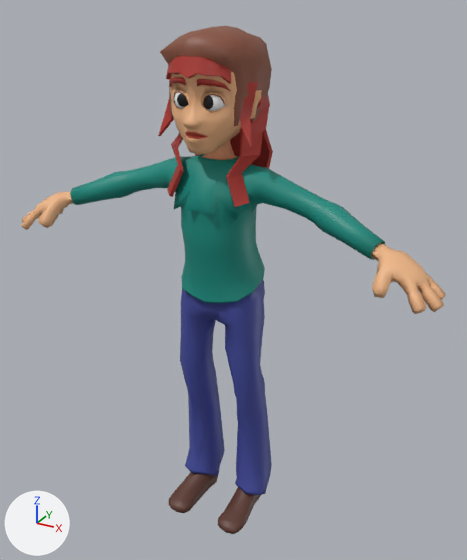
An edit to the FBX model Assets/Models/Mateys/soul giver.fbx, drawn before and after from the same camera.
Camera for both pictures: a 50 mm camera at (0.912, -1.579, 1.645) aimed at (0.031, 0.024, 0.844). The axes (+X, +Y, +Z) are drawn at lower left. The lights are the same throughout. Where no turn or scale is listed for an object, it has been applied to the vertices. Vertices at the same position are counted once.

The first picture shows 'body', 'boy hair', 'retopologized head', 'waitress hair'.
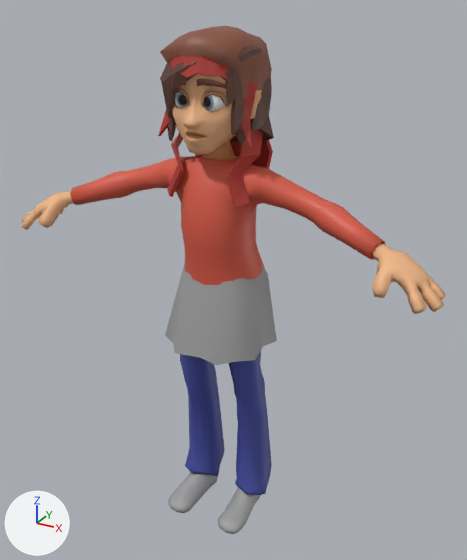
Patch to the scene script:
```diff
--- a/Assets/Models/Mateys/soul giver.fbx.py
+++ b/Assets/Models/Mateys/soul giver.fbx.py
@@ img_son_png @@
+img_son_png = load_image('son.png', '../../Textures/son.png', 500, 500, 'sRGB')
@@ mat_basic_colors @@
 mat_basic_colors = principled_material('basic colors')
-mat_basic_colors.texture = img_paleta_de_colores_png
+mat_basic_colors.texture = img_son_png
@@ me_plane_000 @@
 me_plane_000.from_pydata(...)  # 409 vertices, 438 faces; spans x -0.139..0.139, y -0.163..0.123, z 1.257..1.56
 # used by ob_retopologized_head; location = (0.0, 0.0, 0.0)
+# me_plane_000 part 1: texture (UV) coordinates of 390 of 438 faces, centred in x -0.137..0.137, y -0.158..0.117, z 1.261..1.558, changed; they spanned u 0.25..0.76, v 0.33..0.46 and now span u 0.04..0.27, v 0.1..0.19
 me_plane_000.materials.append(mat_basic_colors)
@@ me_plane_002 @@
 # used by ob_body; location = (0.0, 0.0, 0.0)
-me_plane_002.from_pydata(...)  # 1282 vertices, 1244 faces; spans x -0.682..0.682, y -0.186..0.127, z -0.005..1.433
+me_plane_002.from_pydata(...)  # 1322 vertices, 1246 faces; spans x -0.682..0.682, y -0.186..0.127, z -0.005..1.433
+# me_plane_002 part 2: 4 vertices moved from x -0.101..0.101, y -0.135..-0.093, z 1.082..1.102 to x -0.076..0.076, y -0.098..-0.08, z 1.119..1.15; 16 vertices added at x -0.052..0.052, y -0.043..0.048, z 1.222..1.229
+# me_plane_002 part 3: 8 vertices added at x -0.122..-0.059, y -0.001..0.08, z 0.074..0.097
+# me_plane_002 part 4: 8 vertices added at x 0.467..0.487, y -0.083..-0.037, z 1.04..1.086
+# me_plane_002 part 5: 8 vertices added at x -0.487..-0.467, y -0.083..-0.037, z 1.04..1.086
+# me_plane_002 part 6: 1202 kept faces spanning x -0.682..0.682, y -0.186..0.127, z -0.005..1.433 get new texture (UV) coordinates
 me_plane_002.materials.append(mat_basic_colors)
@@ me_plane_012 @@
+me_plane_012.from_pydata(...)  # 254 vertices, 282 faces; spans x -0.145..0.155, y -0.163..0.139, z 1.249..1.566
+me_plane_012.materials.append(mat_basic_colors)  # picture img_son_png
@@ me_plane_002_1 @@
+me_plane_002_1.from_pydata(...)  # 56 vertices, 38 faces; spans x -0.176..0.18, y -0.152..0.11, z 0.643..0.957
+me_plane_002_1.materials.append(mat_basic_colors)  # picture img_son_png
@@ ob_uncombed_hair @@
+ob_uncombed_hair = bpy.data.objects.new('uncombed hair', me_plane_012)
+ob_uncombed_hair.location = (0.0, 0.0, 0.0)
@@ ob_delantal @@
+ob_delantal = bpy.data.objects.new('delantal', me_plane_002_1)
+ob_delantal.location = (0.0, 0.0, 0.0)
```

Boxes (x1, y1, x2, y2) around the edits, measured in the pictures (467 x 560 px):
'body', surface changed, reshaped (cyan to red)
    both: (21, 92, 446, 534)
'delantal', added
    after: (165, 264, 277, 365)
'waitress hair', surface changed
    both: (164, 59, 270, 207)
'retopologized head', surface changed
    both: (169, 72, 262, 155)
'uncombed hair', added (brown)
    after: (160, 45, 274, 145)
part 1 of me_plane_000, surface changed
    before: (169, 72, 262, 155)
    after: (172, 74, 262, 155)
part 2 of me_plane_002, built on
    before: (174, 169, 241, 220)
    after: (177, 155, 241, 213)
part 3 of me_plane_002, added
    after: (199, 474, 217, 483)
part 4 of me_plane_002, added
    after: (371, 242, 391, 261)
part 5 of me_plane_002, added
    after: (65, 191, 74, 204)
part 6 of me_plane_002, surface changed (cyan to red)
    both: (58, 92, 385, 534)
